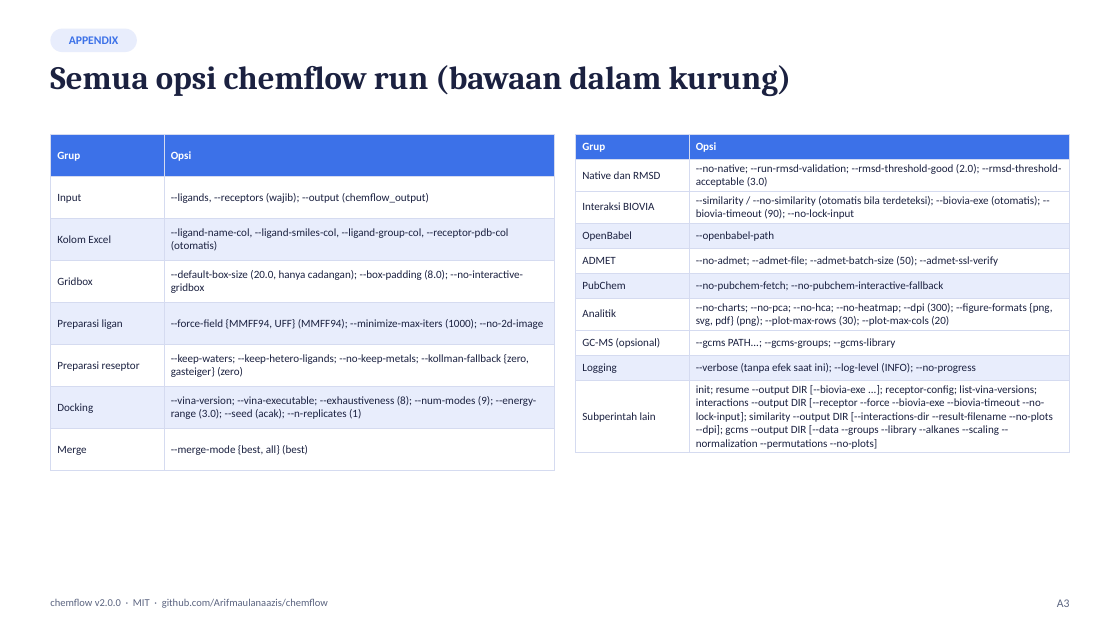
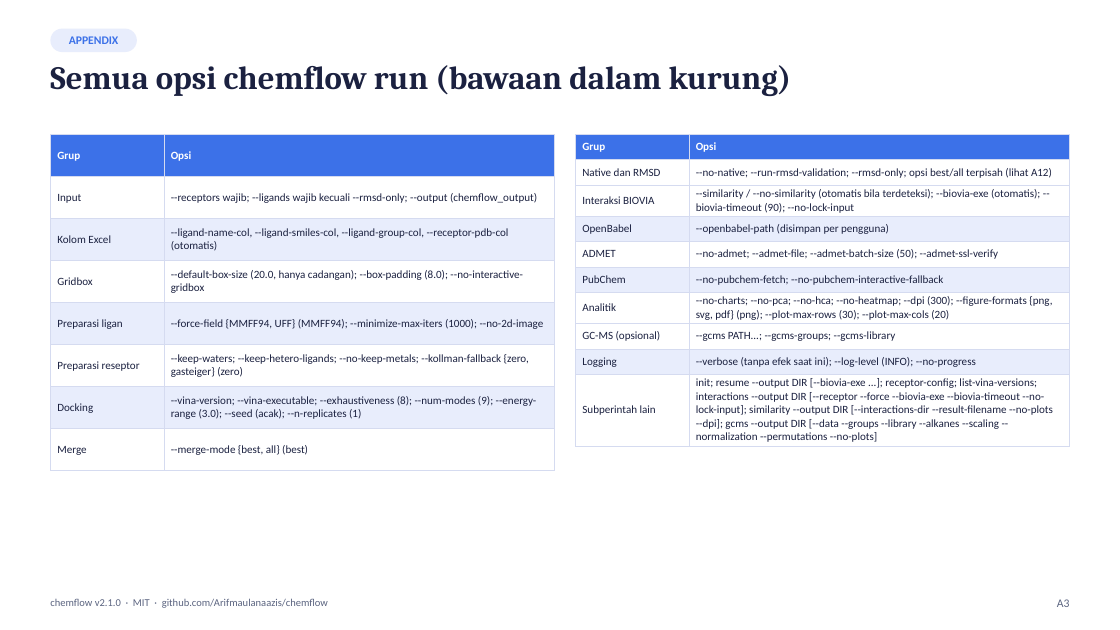
Before and after one commit to Arifmaulanaazis/chemflow, a slide deck: slide 39 of chemflow.pptx. Drawn at 1120x630 pixels with LibreOffice and Linux fonts; fonts in the diff are those of the drawing. Boxes give left, top, right and bottom in pixels: in the first picture for what was removed or moved away, otherwise in the second. Text is boxed around its words. In the diff, an @@ line names an element or a change of style, - is before the commit and + after.

Commit message:
feat: Update OpenBabel resolver and improve RMSD validation
- Refactor OpenBabel check to use a unified resolver for executable paths.
- Enhance RMSD validation to evaluate all poses and select the minimum RMSD.
- Update documentation for version 2.1.0, including new features and usage instructions.
- Modify tests to cover new RMSD validation logic and OpenBabel path resolution.
- Add scripts for updating release documents and PDFs to reflect changes in version 2.1.0.
- Ensure compatibility with Python 3.9+ and improve error handling for missing executables.

```diff
--- a/chemflow.pptx
+++ b/chemflow.pptx
@@ table at bbox=[50, 134, 555, 471] @@
-row 2, column 2: --ligands, --receptors (wajib); --output (chemflow_output)
+row 2, column 2: --receptors wajib; --ligands wajib kecuali --rmsd-only; --output (chemflow_output)
@@ table at bbox=[576, 134, 1070, 446] @@
-row 2, column 2: --no-native; --run-rmsd-validation; --rmsd-threshold-good (2.0); --rmsd-threshold-acceptable (3.0)
+row 2, column 2: --no-native; --run-rmsd-validation; --rmsd-only; opsi best/all terpisah (lihat A12)
-row 4, column 2: --openbabel-path
+row 4, column 2: --openbabel-path (disimpan per pengguna)
@@ text at bbox=[50, 598, 328, 608]: text changed @@
-chemflow v2.0.0 · MIT · github.com/Arifmaulanaazis/chemflow
+chemflow v2.1.0 · MIT · github.com/Arifmaulanaazis/chemflow
```
Also in this commit, not shown: 46 other slides changed, 3 slides added, 21 other files.
